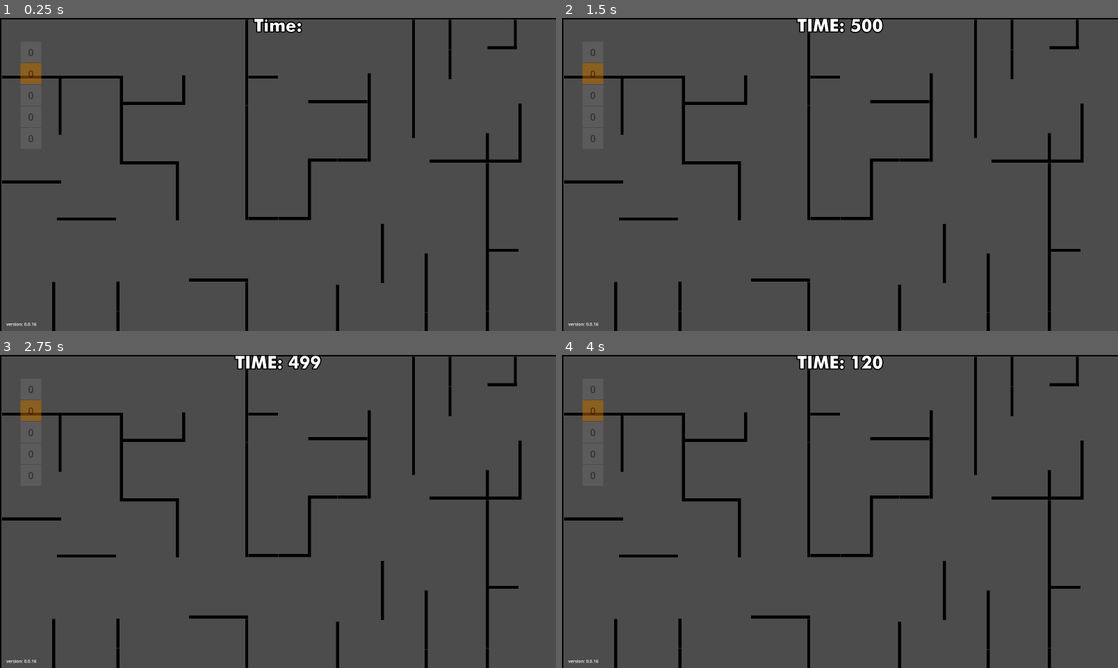
Above: before the commit, frames 1-4 (two rows, left to right).
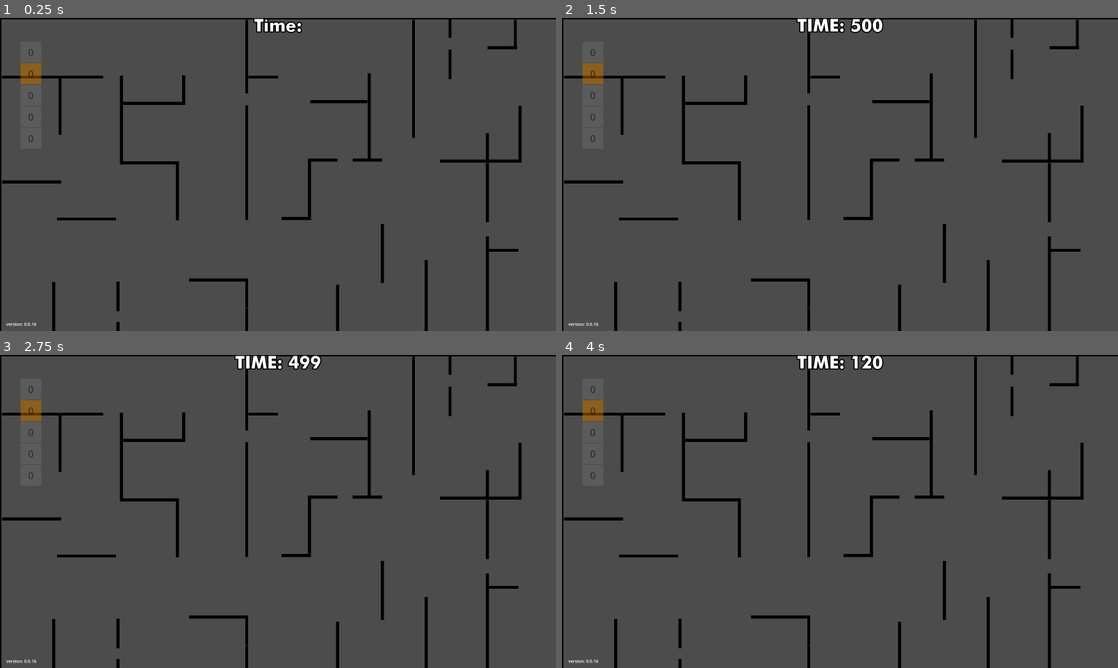
Above: after the commit, the same moments.

Repository: Nataho/_GDTankTrouble
Game: Godot game, scene res://Scenes/Prefabs/Levels/FFA/ffa_03.tscn
Two runs of this game, one before a commit and one after it. Both use one fixed random seed, a clock stepped at 60 frames per second and the inputs below. This scene is started directly instead of the project's main scene.
Inputs (mouse positions are in pixels of both pictures, inside the frame that each line leads up to):
- Up to frame 1 (0.25 s): no input
- Up to frame 2 (1.5 s): tap Enter (ui_accept) at 0.5, 0.77, 1.25 s; move the mouse to (962, 158) at 0.52 s; hold D (rotate right) from 0.53 s (still down); tap U (RemoteMissile) at 0.6 s; move the mouse to (728, 190) at 1.27 s; tap Space (shoot) at 1.35 s
- Up to frame 3 (2.75 s): tap Enter (ui_accept) at 1.52 s; move the mouse to (333, 442) at 2.02 s; release D (rotate right) at 2.03 s; hold A (rotate left) from 2.03 s (still down); tap U (RemoteMissile) at 2.1 s
- Up to frame 4 (4 s): tap F5 (reset) at 2.75 s; move the mouse to (812, 574) at 2.77 s; release A (rotate left) at 2.78 s; hold D (rotate right) from 2.78 s (still down); tap Space (shoot) at 2.85 s; tap Enter (ui_accept) at 3.02, 3.5, 3.77 s; move the mouse to (1006, 558) at 3.52 s; tap U (RemoteMissile) at 3.6 s

The runs differ from the first frame. In frame 1, 0.3% of the frame differs, in the area x 18-94%, y 0-98%; in frame 2, 0.3%; in frame 3, 0.3%; in frame 4, 0.3%.

Commit message:
0.0.16sd
Small changes to FFA3

Diff:
--- a/Scenes/Prefabs/Levels/FFA/ffa_03.tscn
+++ b/Scenes/Prefabs/Levels/FFA/ffa_03.tscn
@@ -106,7 +106,7 @@
 mesh = SubResource("BoxMesh_5u6ma")
 
 [node name="Wall34" type="CollisionShape2D" parent="Barriers/Walls" groups=["Walls"]]
-position = Vector2(484, 272)
+position = Vector2(408, 272)
 rotation = -3.14159
 shape = SubResource("RectangleShape2D_w80a2")
 
@@ -150,7 +150,7 @@
 mesh = SubResource("BoxMesh_5u6ma")
 
 [node name="Wall58" type="CollisionShape2D" parent="Barriers/Walls" groups=["Walls"]]
-position = Vector2(1136, 332)
+position = Vector2(1136, 280)
 rotation = -4.71238
 shape = SubResource("RectangleShape2D_w80a2")
 
@@ -381,7 +381,7 @@
 mesh = SubResource("BoxMesh_5u6ma")
 
 [node name="Wall48" type="CollisionShape2D" parent="Barriers/Walls" groups=["Walls"]]
-position = Vector2(543, 1418)
+position = Vector2(543, 1466)
 rotation = -1.57079
 shape = SubResource("RectangleShape2D_w80a2")
 
@@ -403,7 +403,7 @@
 mesh = SubResource("BoxMesh_5u6ma")
 
 [node name="Wall56" type="CollisionShape2D" parent="Barriers/Walls" groups=["Walls"]]
-position = Vector2(1136, 1419)
+position = Vector2(1136, 1404)
 rotation = -1.57079
 shape = SubResource("RectangleShape2D_w80a2")
 
@@ -414,7 +414,7 @@
 mesh = SubResource("BoxMesh_5u6ma")
 
 [node name="Wall57" type="CollisionShape2D" parent="Barriers/Walls" groups=["Walls"]]
-position = Vector2(1136, 1282)
+position = Vector2(1136, 1267)
 rotation = -1.57079
 shape = SubResource("RectangleShape2D_w80a2")
 
@@ -480,7 +480,7 @@
 mesh = SubResource("BoxMesh_5u6ma")
 
 [node name="Wall152" type="CollisionShape2D" parent="Barriers/Walls" groups=["Walls"]]
-position = Vector2(1963, 1288)
+position = Vector2(1963, 1308)
 rotation = -1.57079
 shape = SubResource("RectangleShape2D_w80a2")
 
@@ -491,7 +491,7 @@
 mesh = SubResource("BoxMesh_5u6ma")
 
 [node name="Wall153" type="CollisionShape2D" parent="Barriers/Walls" groups=["Walls"]]
-position = Vector2(1963, 1152)
+position = Vector2(1963, 1181)
 rotation = -1.57079
 shape = SubResource("RectangleShape2D_w80a2")
 
@@ -513,7 +513,7 @@
 mesh = SubResource("BoxMesh_5u6ma")
 
 [node name="Wall155" type="CollisionShape2D" parent="Barriers/Walls" groups=["Walls"]]
-position = Vector2(2244, 1280)
+position = Vector2(2244, 1282)
 rotation = -1.57079
 shape = SubResource("RectangleShape2D_w80a2")
 
@@ -524,7 +524,7 @@
 mesh = SubResource("BoxMesh_5u6ma")
 
 [node name="Wall156" type="CollisionShape2D" parent="Barriers/Walls" groups=["Walls"]]
-position = Vector2(2244, 1144)
+position = Vector2(2244, 1155)
 rotation = -1.57079
 shape = SubResource("RectangleShape2D_w80a2")
 
@@ -535,7 +535,7 @@
 mesh = SubResource("BoxMesh_5u6ma")
 
 [node name="Wall157" type="CollisionShape2D" parent="Barriers/Walls" groups=["Walls"]]
-position = Vector2(2244, 1008)
+position = Vector2(2244, 1073)
 rotation = -1.57079
 shape = SubResource("RectangleShape2D_w80a2")
 
@@ -579,7 +579,7 @@
 mesh = SubResource("BoxMesh_5u6ma")
 
 [node name="Wall165" type="CollisionShape2D" parent="Barriers/Walls" groups=["Walls"]]
-position = Vector2(2045, 659)
+position = Vector2(2093, 659)
 rotation = -3.14159
 shape = SubResource("RectangleShape2D_w80a2")
 
@@ -601,7 +601,7 @@
 mesh = SubResource("BoxMesh_5u6ma")
 
 [node name="Wall168" type="CollisionShape2D" parent="Barriers/Walls" groups=["Walls"]]
-position = Vector2(2394, 461)
+position = Vector2(2394, 471)
 rotation = -4.71238
 shape = SubResource("RectangleShape2D_w80a2")
 
@@ -634,7 +634,7 @@
 mesh = SubResource("BoxMesh_5u6ma")
 
 [node name="Wall171" type="CollisionShape2D" parent="Barriers/Walls" groups=["Walls"]]
-position = Vector2(2072, 76)
+position = Vector2(2072, 23)
 rotation = -1.57079
 shape = SubResource("RectangleShape2D_w80a2")
 
@@ -688,19 +688,8 @@
 scale = Vector2(136, 14)
 mesh = SubResource("BoxMesh_5u6ma")
 
-[node name="Wall129" type="CollisionShape2D" parent="Barriers/Walls" groups=["Walls"]]
-position = Vector2(1212, 922)
-rotation = -3.14159
-shape = SubResource("RectangleShape2D_w80a2")
-
-[node name="MeshInstance2D" type="MeshInstance2D" parent="Barriers/Walls/Wall129"]
-modulate = Color(0, 0, 0, 1)
-position = Vector2(-7.62939e-06, -7.62939e-06)
-scale = Vector2(136, 14)
-mesh = SubResource("BoxMesh_5u6ma")
-
 [node name="Wall132" type="CollisionShape2D" parent="Barriers/Walls" groups=["Walls"]]
-position = Vector2(1349, 922)
+position = Vector2(1364, 922)
 rotation = -3.14159
 shape = SubResource("RectangleShape2D_w80a2")
 
@@ -744,7 +733,7 @@
 mesh = SubResource("BoxMesh_5u6ma")
 
 [node name="Wall139" type="CollisionShape2D" parent="Barriers/Walls" groups=["Walls"]]
-position = Vector2(1624, 654)
+position = Vector2(1692, 654)
 rotation = -3.14159
 shape = SubResource("RectangleShape2D_w80a2")
 
@@ -788,7 +777,7 @@
 mesh = SubResource("BoxMesh_5u6ma")
 
 [node name="Wall144" type="CollisionShape2D" parent="Barriers/Walls" groups=["Walls"]]
-position = Vector2(1487, 385)
+position = Vector2(1497, 385)
 rotation = -6.28318
 shape = SubResource("RectangleShape2D_w80a2")
 
--- /dev/null
+++ b/tile_map.tscn
@@ -0,0 +1,4 @@
+[gd_scene format=3 uid="uid://dlkbparfbmtne"]
+
+[node name="TileMap" type="TileMap"]
+format = 2
Binary file added: Scenes/Prefabs/Levels/FFA/TileSet1.png
Not shown, added: Scenes/Prefabs/Levels/FFA/TileSet1.png.import
